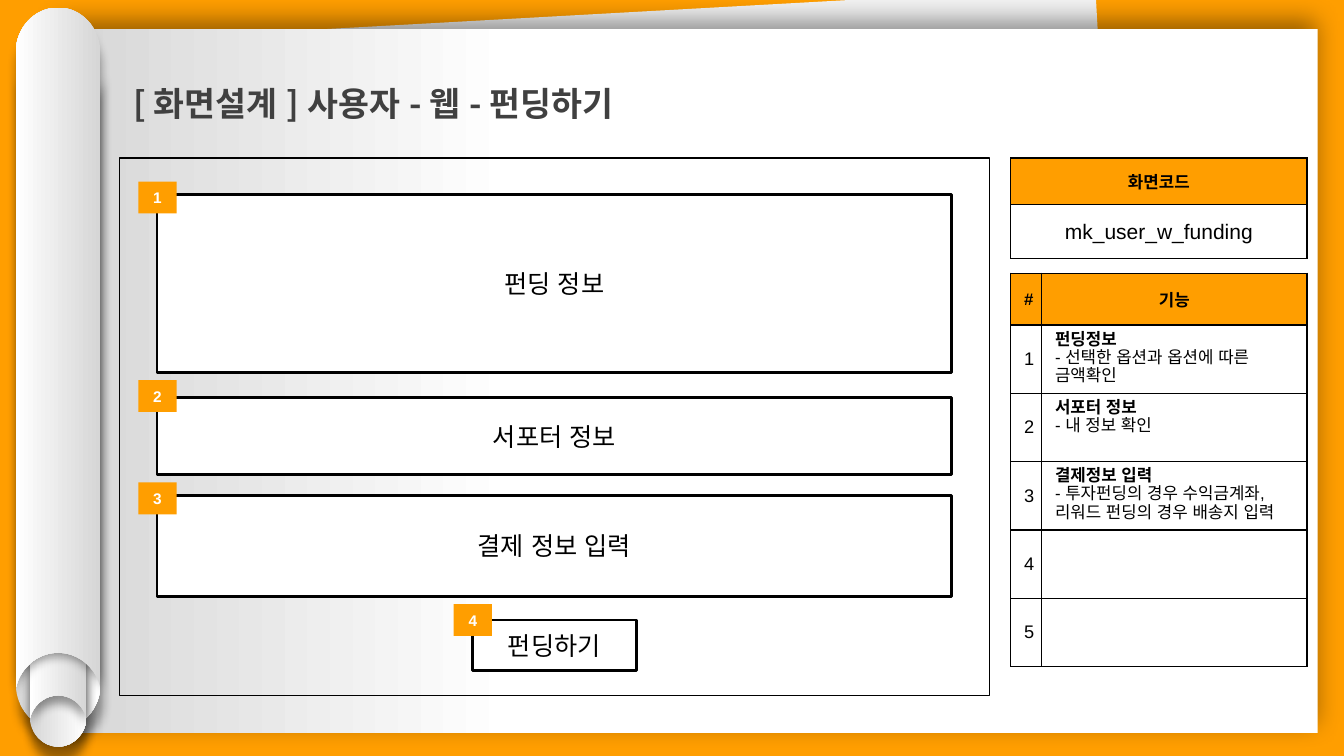
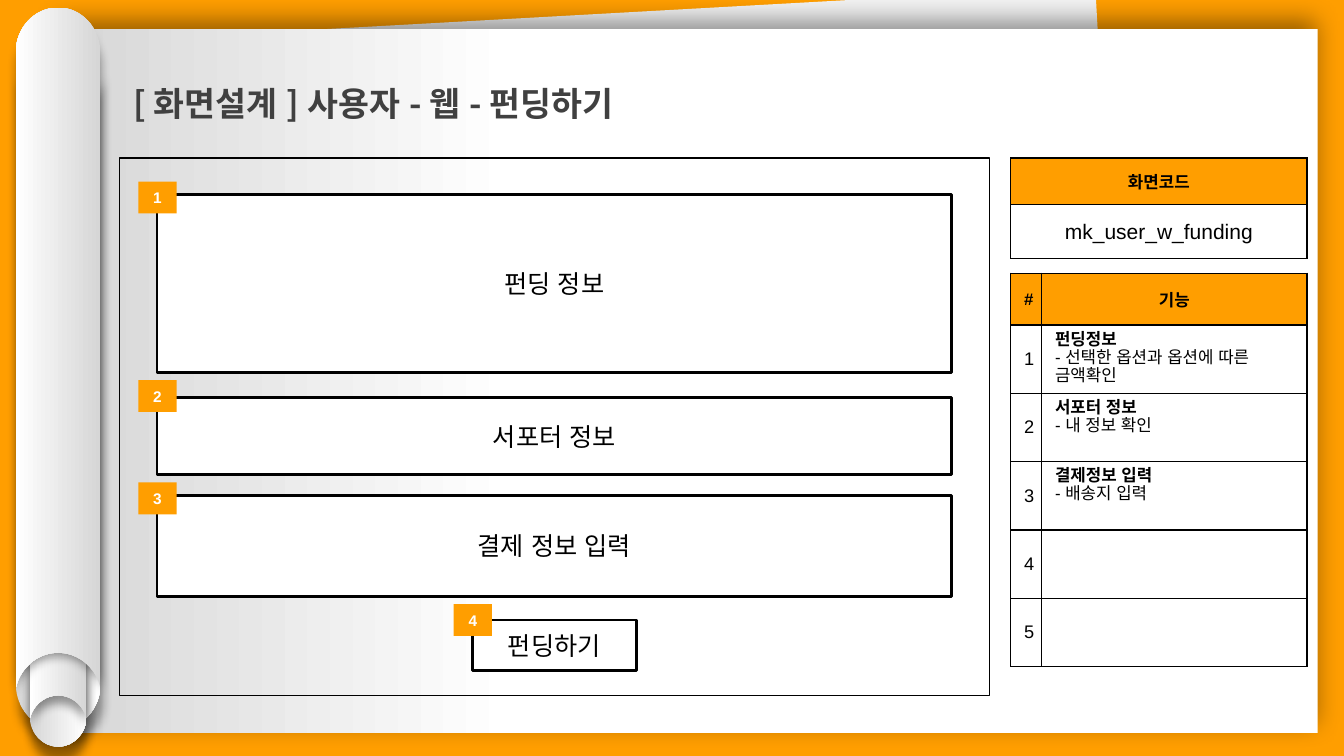
Before and after one commit to hhsw07/ezen-academy-projects, a slide deck: slide 6 of 0 발표용 파워포인트/project06 - 파워포인트 종합 - 민기.pptx. Drawn at 1344x756 pixels with LibreOffice and Linux fonts; fonts in the diff are those of the drawing. Boxes give left, top, right and bottom in pixels: in the first picture for what was removed or moved away, otherwise in the second. Text is boxed around its words. In the diff, an @@ line names an element or a change of style, - is before the commit and + after.

```diff
--- a/0 발표용 파워포인트/project06 - 파워포인트 종합 - 민기.pptx
+++ b/0 발표용 파워포인트/project06 - 파워포인트 종합 - 민기.pptx
@@ table at (1011,273,1308,666) @@
-row 4, column 2: 결제정보 입력 / - 투자펀딩의 경우 수익금계좌,리워드 펀딩의 경우 배송지 입력
+row 4, column 2: 결제정보 입력 / - 배송지 입력
```
Also in this commit, not shown: 2 other slides changed.
